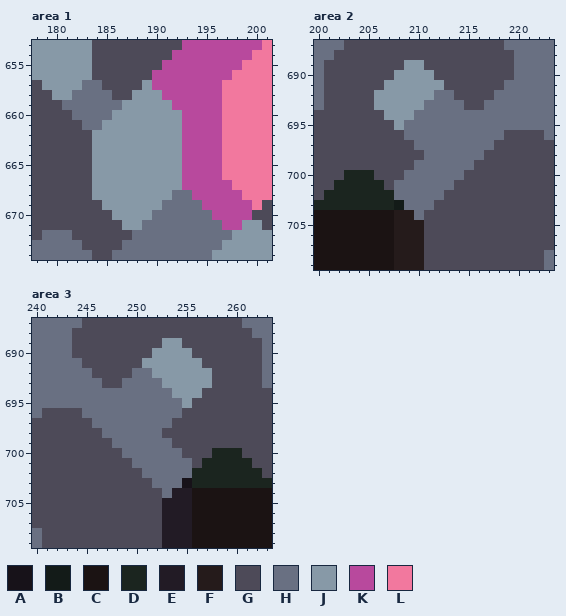
Pixel-art file, stored at assets/sprites/atlas/units.ase. Above: the version before the commit.
736x736 pixels, 1 frame. Colours within 5 levels of each other are drawn and written as one. Shown: area 1: x 178..201, y 653..674; area 2: x 200..223, y 687..709; area 3: x 240..263, y 687..709. The commit also changed other parts of the picture, which this record leaves out.
Visible layers, top first: "Add", "A", "guns", "units", "bottom", "bg".
Palette (. is transparent): A #171219  B #131b18  C #1b1313  D #1b251f  E #221b25  F #251b1b  G #4d4a58  H #697082  J #8799a7  K #b8499d  L #f2789e
Pixels before, area 1, first column x 178:
653 JJJJJJGGGGGGGGGKKKKKKKKL
654 JJJJJJGGGGGGGGKKKKKKKKLL
655 JJJJJJGGGGGGGKKKKKKKKLLL
656 JJJJJJGGGGGGKKKKKKKKLLLL
657 GJJJJHHGGGGJKKKKKKKLLLLL
658 GGJJHHHHGGJJJKKKKKKLLLLL
659 GGGHHHHHHJJJJJKKKKKLLLLL
660 GGGGHHHHJJJJJJJKKKKLLLLL
661 GGGGGHHJJJJJJJJKKKKLLLLL
662 GGGGGGJJJJJJJJJKKKKLLLLL
663 GGGGGGJJJJJJJJJKKKKLLLLL
664 GGGGGGJJJJJJJJJKKKKLLLLL
665 GGGGGGJJJJJJJJJKKKKLLLLL
666 GGGGGGJJJJJJJJJKKKKLLLLL
667 GGGGGGJJJJJJJJJKKKKKLLLL
668 GGGGGGJJJJJJJJHHKKKKKLLL
669 GGGGGGGJJJJJJHHHHKKKKKLG
670 GGGGGGGGJJJJHHHHHHKKKKGG
671 GGGGGGGGGJJHHHHHHHHKKJJG
672 GHHHGGGGGGHHHHHHHHHHJJJJ
673 HHHHHGGGGHHHHHHHHHHJJJJJ
674 HHHHHHGGHHHHHHHHHHJJJJJJ
Pixels before, area 2, first column x 200:
687 HHHGGGGGGGGGGGGGGGGHHHHH
688 HHGGGGGGGGGGGGGGGGGGHHHH
689 HGGGGGGGGJJGGGGGGGGGHHHH
690 HGGGGGGGJJJJGGGGGGGGHHHH
691 HGGGGGGJJJJJJGGGGGGHHHHH
692 HGGGGGJJJJJJHHGGGGHHHHHH
693 HGGGGGJJJJJHHHHGGHHHHHHH
694 GGGGGGGJJJHHHHHHHHHHHHHH
695 GGGGGGGGJHHHHHHHHHHHHHHH
696 GGGGGGGGGHHHHHHHHHHGGGGH
697 GGGGGGGGGGHHHHHHHHGGGGGG
698 GGGGGGGGGGGHHHHHHGGGGGGG
699 GGGGGGGGGGHHHHHHGGGGGGGG
700 GGGDDDGGGHHHHHHGGGGGGGGG
701 GGDDDDDGHHHHHHGGGGGGGGGG
702 GDDDDDDDHHHHHGGGGGGGGGGG
703 DDDDDDDDBHHHGGGGGGGGGGGG
704 CCCCCCCCFFHGGGGGGGGGGGGG
705 CCCCCCCCFFFGGGGGGGGGGGGG
706 CCCCCCCCFFFGGGGGGGGGGGGG
707 CCCCCCCCFFFGGGGGGGGGGGGG
708 CCCCCCCCFFFGGGGGGGGGGGGH
709 CCCCCCCCFFFGGGGGGGGGGGGH
Pixels before, area 3, first column x 240:
687 HHHHHGGGGGGGGGGGGGGGGHHH
688 HHHHGGGGGGGGGGGGGGGGGGHH
689 HHHHGGGGGGGGGJJGGGGGGGGH
690 HHHHGGGGGGGGJJJJGGGGGGGH
691 HHHHHGGGGGGJJJJJJGGGGGGH
692 HHHHHHGGGGHHJJJJJJGGGGGH
693 HHHHHHHGGHHHHJJJJJGGGGGH
694 HHHHHHHHHHHHHHJJJGGGGGGG
695 HHHHHHHHHHHHHHHJGGGGGGGG
696 HGGGGHHHHHHHHHHGGGGGGGGG
697 GGGGGGHHHHHHHHGGGGGGGGGG
698 GGGGGGGHHHHHHGGGGGGGGGGG
699 GGGGGGGGHHHHHHGGGGGGGGGG
700 GGGGGGGGGHHHHHHGGGDDDGGG
701 GGGGGGGGGGHHHHHHGDDDDDGG
702 GGGGGGGGGGGHHHHHDDDDDDDG
703 GGGGGGGGGGGGHHHADDDDDDDD
704 GGGGGGGGGGGGGHEECCCCCCCC
705 GGGGGGGGGGGGGEEECCCCCCCC
706 GGGGGGGGGGGGGEEECCCCCCCC
707 GGGGGGGGGGGGGEEECCCCCCCC
708 HGGGGGGGGGGGGEEECCCCCCCC
709 HGGGGGGGGGGGGEEECCCCCCCC
New version:
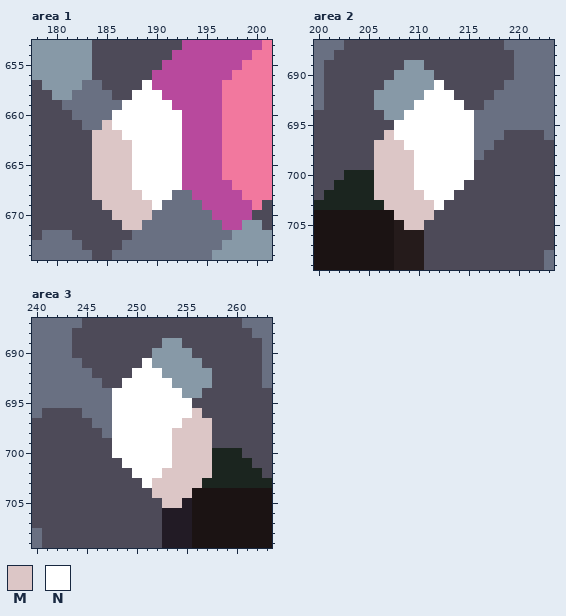
Colours new in this view: M #dcc6c6  N #ffffff
The exact change:
{"change": "layer \"cell\" now shown"}
{"where": "area 1, layer \"cell\""}
{"y":657,"x":189,"old":"J","new":"N"}
{"y":658,"x":188,"old":"JJJ","new":"NNN"}
{"y":659,"x":187,"old":"JJJJJ","new":"NNNNN"}
{"y":660,"x":186,"old":"JJJJJJJ","new":"NNNNNNN"}
{"y":661,"x":185,"old":"JJJJJJJJ","new":"MNNNNNNN"}
{"y":662,"x":184,"old":"JJJJJJJJJ","new":"MMMNNNNNN"}
{"y":663,"x":184,"old":"JJJJJJJJJ","new":"MMMMNNNNN"}
{"y":664,"x":184,"old":"JJJJJJJJJ","new":"MMMMNNNNN"}
{"y":665,"x":184,"old":"JJJJJJJJJ","new":"MMMMNNNNN"}
{"y":666,"x":184,"old":"JJJJJJJJJ","new":"MMMMNNNNN"}
{"y":667,"x":184,"old":"JJJJJJJJJ","new":"MMMMNNNNN"}
{"y":668,"x":184,"old":"JJJJJJJJ","new":"MMMMMNNN"}
{"y":669,"x":185,"old":"JJJJJJ","new":"MMMMMN"}
{"y":670,"x":186,"old":"JJJJ","new":"MMMM"}
{"y":671,"x":187,"old":"JJ","new":"MM"}
{"where": "area 2, layer \"cell\""}
{"y":691,"x":212,"old":"J","new":"N"}
{"y":692,"x":211,"old":"JHH","new":"NNN"}
{"y":693,"x":210,"old":"JHHHH","new":"NNNNN"}
{"y":694,"x":209,"old":"JHHHHHH","new":"NNNNNNN"}
{"y":695,"x":208,"old":"JHHHHHHH","new":"NNNNNNNN"}
{"y":696,"x":207,"old":"GGHHHHHHH","new":"MNNNNNNNN"}
{"y":697,"x":206,"old":"GGGGHHHHHH","new":"MMMNNNNNNN"}
{"y":698,"x":206,"old":"GGGGGHHHHH","new":"MMMMNNNNNN"}
{"y":699,"x":206,"old":"GGGGHHHHHH","new":"MMMMNNNNNN"}
{"y":700,"x":206,"old":"GGGHHHHHHG","new":"MMMMNNNNNN"}
{"y":701,"x":206,"old":"DGHHHHHHG","new":"MMMMNNNNN"}
{"y":702,"x":206,"old":"DDHHHHHG","new":"MMMMMNNN"}
{"y":703,"x":207,"old":"DBHHHG","new":"MMMMMN"}
{"y":704,"x":208,"old":"FFHG","new":"MMMM"}
{"y":705,"x":209,"old":"FF","new":"MM"}
{"where": "area 3, layer \"cell\""}
{"y":691,"x":251,"old":"J","new":"N"}
{"y":692,"x":250,"old":"HHJ","new":"NNN"}
{"y":693,"x":249,"old":"HHHHJ","new":"NNNNN"}
{"y":694,"x":248,"old":"HHHHHHJ","new":"NNNNNNN"}
{"y":695,"x":248,"old":"HHHHHHHJ","new":"NNNNNNNN"}
{"y":696,"x":248,"old":"HHHHHHHGG","new":"NNNNNNNNM"}
{"y":697,"x":248,"old":"HHHHHHGGGG","new":"NNNNNNNMMM"}
{"y":698,"x":248,"old":"HHHHHGGGGG","new":"NNNNNNMMMM"}
{"y":699,"x":248,"old":"HHHHHHGGGG","new":"NNNNNNMMMM"}
{"y":700,"x":248,"old":"GHHHHHHGGG","new":"NNNNNNMMMM"}
{"y":701,"x":249,"old":"GHHHHHHGD","new":"NNNNNMMMM"}
{"y":702,"x":250,"old":"GHHHHHDD","new":"NNNMMMMM"}
{"y":703,"x":251,"old":"GHHHAD","new":"NMMMMM"}
{"y":704,"x":252,"old":"GHEE","new":"MMMM"}
{"y":705,"x":253,"old":"EE","new":"MM"}
{"label":"changed","picture_box":[92,80,182,230]}
{"label":"changed","picture_box":[374,80,474,230]}
{"label":"changed","picture_box":[112,358,212,508]}
